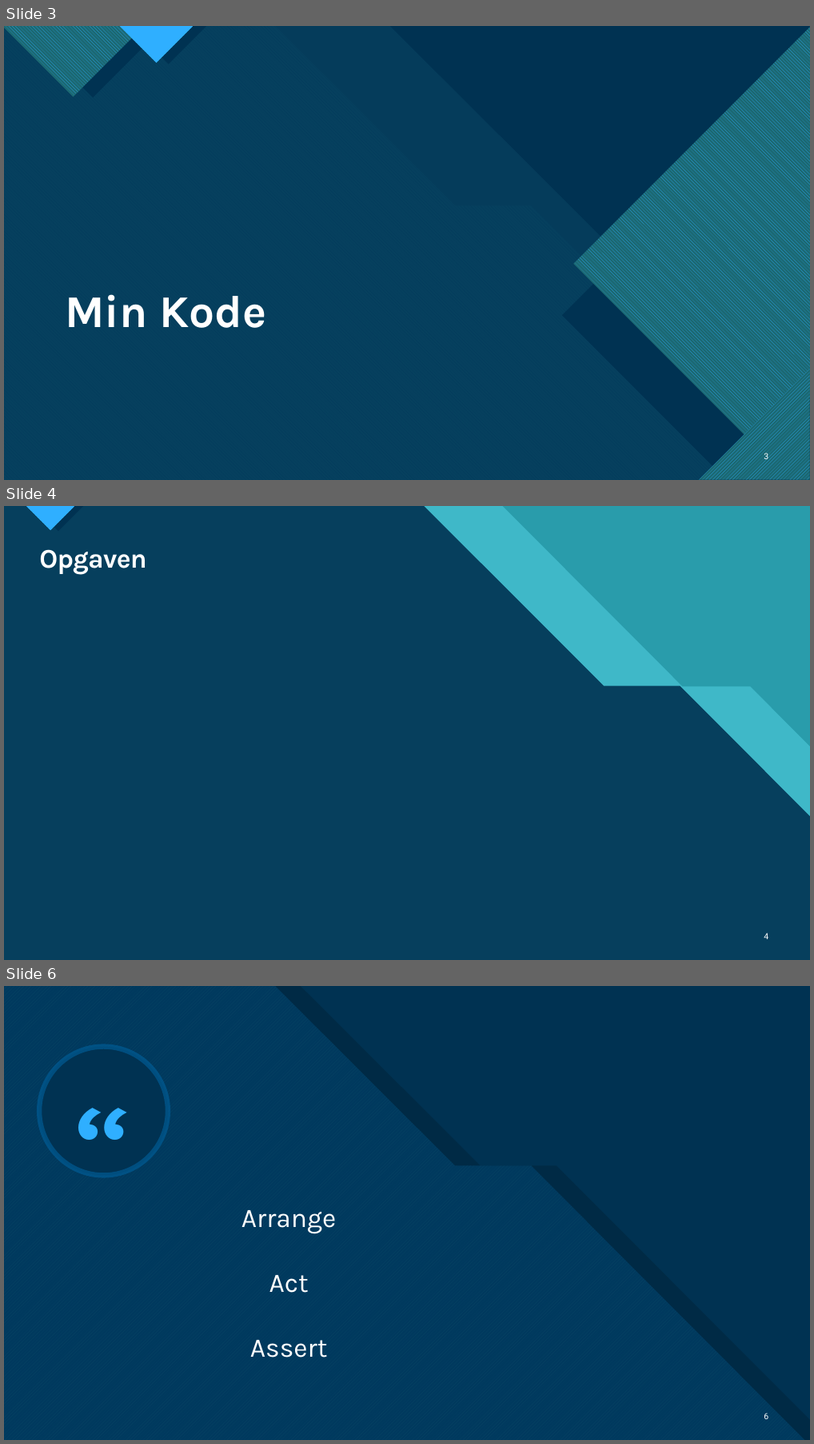
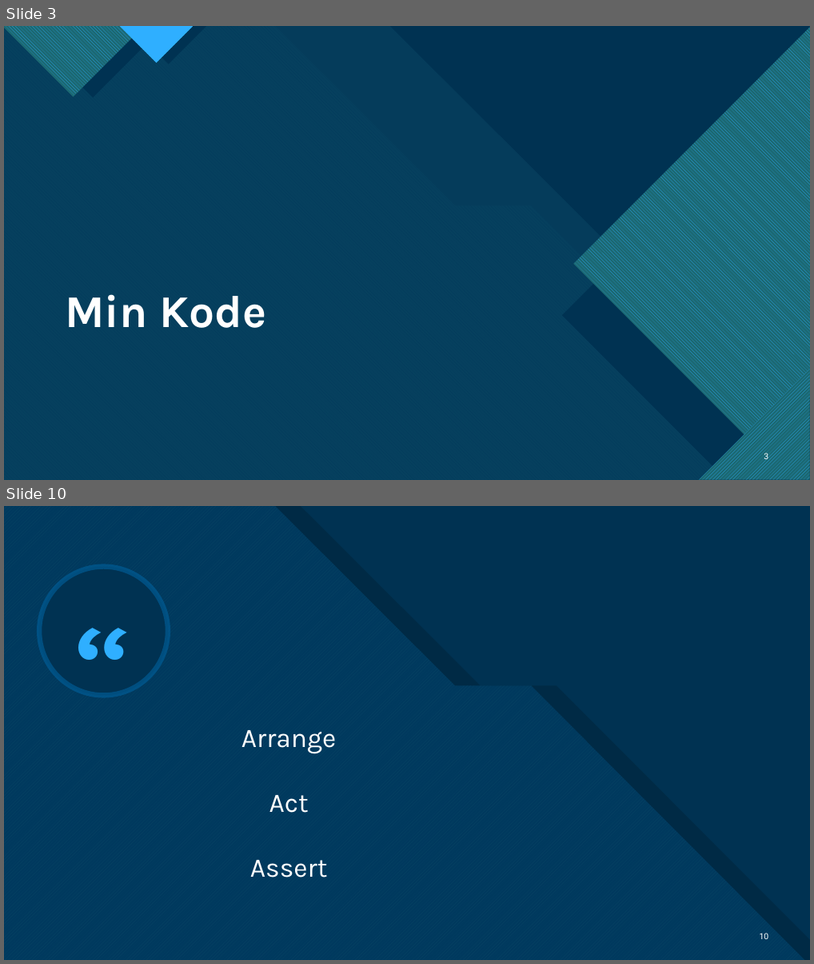
Before and after one commit to PhoenixPhoebe/Python_PDF_downloader, a slide deck: PDF Downloader.pptx. Shown one above the other, each under a label of ours: slides 3, 4 and 6 before the commit, slides 3 and 10 after it; the slides between them are not shown. The pictures are 814x1444 and 814x964 pixels, drawn with LibreOffice and Linux fonts; fonts in the diff are those of the drawing. Boxes give left, top, right and bottom in pixels: in the first picture for what was removed or moved away, otherwise in the second. Text is boxed around its words. In the diff, an @@ line names an element or a change of style, - is before the commit and + after.

```diff
--- a/PDF Downloader.pptx
+++ b/PDF Downloader.pptx
@@ slide 4 removed at [4, 506, 810, 960], background #47C3D3; not listed: 11 template elements that a slide beside it also shows @@
@@ rectangle removed at [4, 506, 810, 960] @@
@@ rectangle removed at [4, 506, 810, 960] @@
@@ freeform shape removed at [4, 506, 810, 960] @@
@@ title removed at [39, 549, 146, 575] @@
-Opgaven
@@ page number removed at [764, 932, 769, 939] @@
-4
@@ what was slide 6 is now slide 10 @@
@@ page number at [760, 932, 770, 939]: text changed @@
-6
+10
```
Also in this commit, not shown: 1 slide changed, 6 slides added, 1 other slide removed.
